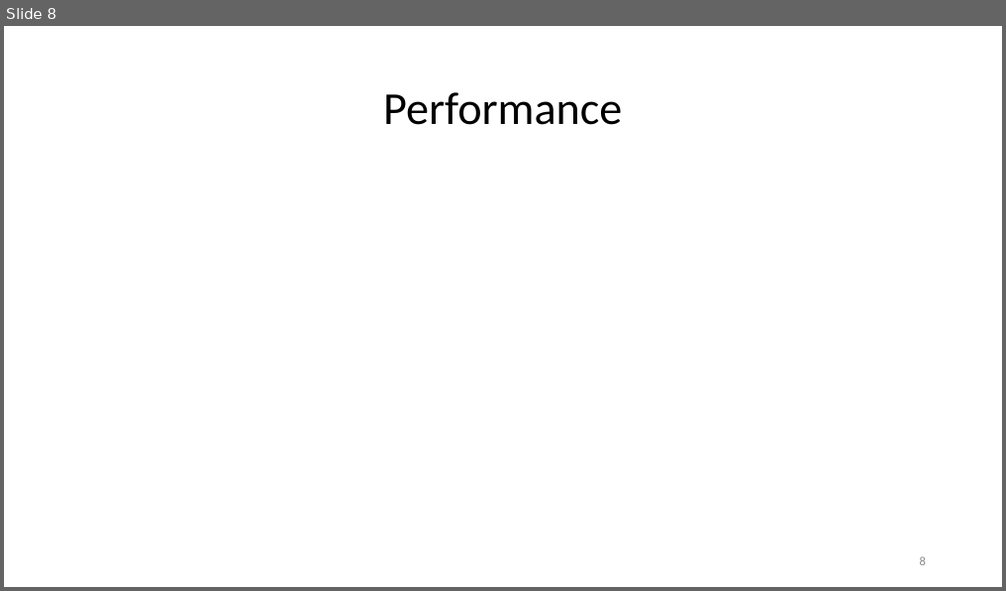
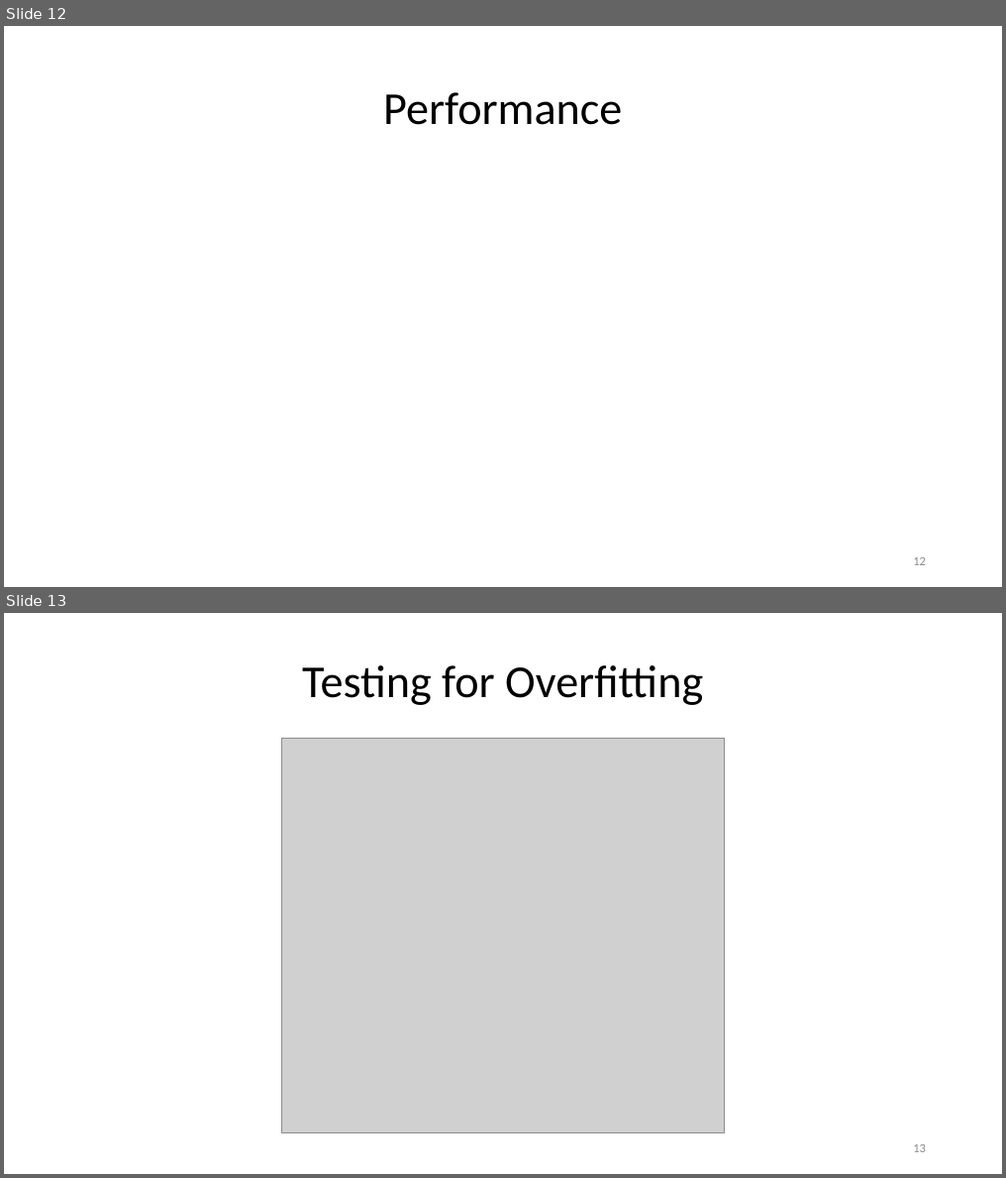
Before and after one commit to paulhager/ProteinPrediction1, a slide deck: BLOSUM_scorescompared to single SNAP scores.pptx. Shown one above the other, each under a label of ours: slide 8 before the commit, slides 12 and 13 after it. The pictures are 1006x591 and 1006x1178 pixels, drawn with LibreOffice and Linux fonts; fonts in the diff are those of the drawing; grey boxes stand for pictures; background and template pictures are left out. Boxes give left, top, right and bottom in pixels: in the first picture for what was removed or moved away, otherwise in the second. Text is boxed around its words. In the diff, an @@ line names an element or a change of style, - is before the commit and + after.

```diff
--- a/BLOSUM_scorescompared to single SNAP scores.pptx
+++ b/BLOSUM_scorescompared to single SNAP scores.pptx
@@ slide 13 added at [4,613,1002,1174], background #FFFFFF @@
@@ text added at [302,665,703,705], 44 pt, text #000000 @@
+Testing for Overfitting
@@ picture added at [282,739,724,1134] @@
@@ page number added at [913,1145,926,1153], 12 pt, text #8C8C8C @@
+13
@@ what was slide 8 is now slide 12 @@
@@ page number at [913,558,926,566]: text changed @@
-8
+12
```
Also in this commit, not shown: 6 slides changed, 5 other slides added, 1 other file.
